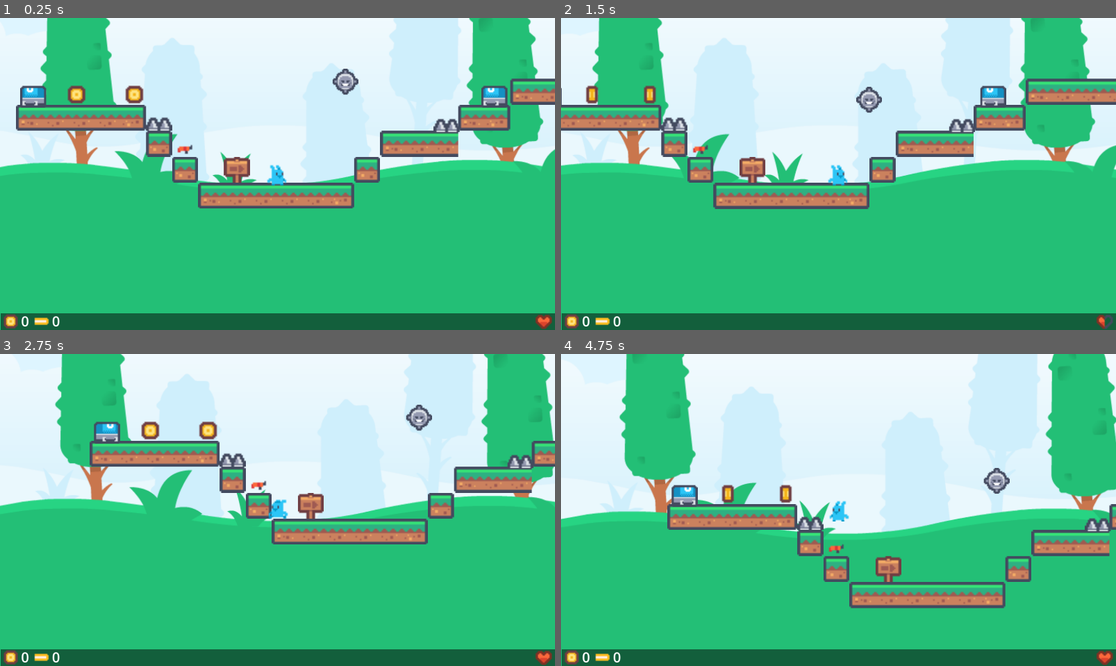
Above: before the commit, frames 1-4 (two rows, left to right).
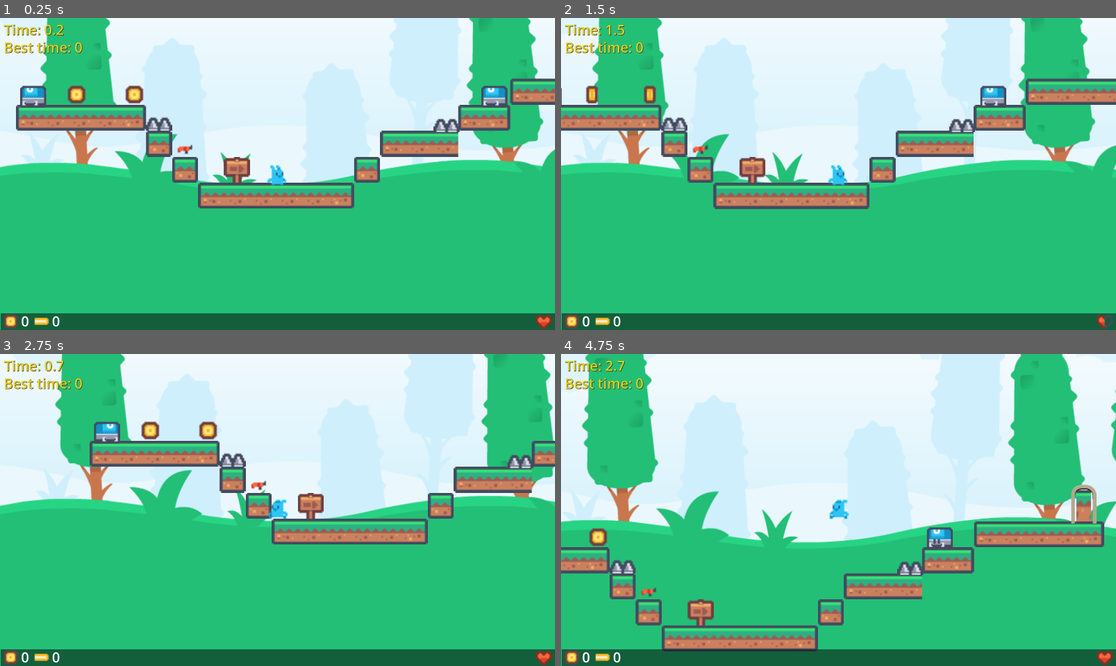
Above: after the commit, the same moments.

Repository: T-oo-T/game-development-final-project
Game: Godot game, scene res://Scenes/main.tscn
Same seed, same stepped clock (60 frames per second), same inputs: the game is played once before the commit and once after it. The engine's default icon, where the game draws it, is replaced by a stand-in: a white triangle on a blue panel in a dark square.
Inputs:
- Up to frame 1 (0.25 s): no input
- Up to frame 2 (1.5 s): hold Right (right) from 0.53 s (still down); tap Space (shoot) at 0.6, 1.35 s; tap Up (jump) at 0.77 s
- Up to frame 3 (2.75 s): tap Up (jump) at 1.52 s; release Right (right) at 2.03 s; hold Left (left) from 2.03 s (still down); tap Space (shoot) at 2.1 s
- Up to frame 4 (4.75 s): release Left (left) at 2.78 s; hold Right (right) 2.78-4.28 s; tap Space (shoot) at 2.85, 3.6, 4.35 s; tap Up (jump) at 3.02, 3.77, 4.52 s; hold Left (left) from 4.28 s (still down)

The runs differ from the first frame. In frame 1, 0.7% of the frame differs, in the area x 0-65%, y 2-25%; in frame 2, 0.7%; in frame 3, 0.7%; in frame 4, 35%, in the area x 0-100%, y 0-96%.

Commit message:
add timer

Diff:
--- a/Scenes/map1.tscn
+++ b/Scenes/map1.tscn
@@ -7,7 +7,6 @@
 [ext_resource type="PackedScene" uid="uid://c5eqkl4qxymt1" path="res://Scenes/robo.tscn" id="6_rxi31"]
 [ext_resource type="PackedScene" uid="uid://bxsfb1x50qvke" path="res://Scenes/gun.tscn" id="7_73eik"]
 [ext_resource type="PackedScene" uid="uid://cyacni3r5c6wp" path="res://Scenes/spike.tscn" id="8_wouuh"]
-[ext_resource type="PackedScene" uid="uid://hmeyai6aii1" path="res://Scenes/flier.tscn" id="9_jemul"]
 [ext_resource type="PackedScene" uid="uid://wav13363e8m3" path="res://Scenes/portal.tscn" id="10_si05j"]
 
 [sub_resource type="TileSetAtlasSource" id="TileSetAtlasSource_26yhd"]
@@ -63,9 +62,6 @@
 [node name="Spike2" parent="." instance=ExtResource("8_wouuh")]
 position = Vector2(-81, -27)
 
-[node name="Flier" parent="." instance=ExtResource("9_jemul")]
-position = Vector2(48, -52)
-
 [node name="Portal" parent="." instance=ExtResource("10_si05j")]
 position = Vector2(238, -79)
 
--- a/Scenes/map2.tscn
+++ b/Scenes/map2.tscn
@@ -6,6 +6,7 @@
 [ext_resource type="PackedScene" uid="uid://v2c3fspwrw7a" path="res://Scenes/coin.tscn" id="5_henqf"]
 [ext_resource type="PackedScene" uid="uid://bxsfb1x50qvke" path="res://Scenes/gun.tscn" id="6_v28fx"]
 [ext_resource type="PackedScene" uid="uid://wav13363e8m3" path="res://Scenes/portal.tscn" id="6_wesmn"]
+[ext_resource type="PackedScene" uid="uid://hmeyai6aii1" path="res://Scenes/flier.tscn" id="7_wesmn"]
 
 [sub_resource type="TileSetAtlasSource" id="TileSetAtlasSource_26yhd"]
 texture = ExtResource("1_adok8")
@@ -48,5 +49,8 @@
 [node name="Portal" parent="." instance=ExtResource("6_wesmn")]
 position = Vector2(99, -61)
 
+[node name="Flier" parent="." instance=ExtResource("7_wesmn")]
+position = Vector2(-127, -9)
+
 [connection signal="body_entered" from="Gun" to="." method="_on_gun_body_entered"]
 [connection signal="body_entered" from="Portal" to="." method="_on_portal_body_entered"]
--- a/Scenes/map3.tscn
+++ b/Scenes/map3.tscn
@@ -34,6 +34,6 @@
 position = Vector2(1, 11)
 
 [node name="Portal" parent="." instance=ExtResource("4_4ouud")]
-position = Vector2(-101, -62)
+position = Vector2(-101, -63)
 
 [connection signal="body_entered" from="Portal" to="." method="_on_portal_body_entered"]
--- a/Scenes/ui.tscn
+++ b/Scenes/ui.tscn
@@ -69,3 +69,25 @@
 position = Vector2(1881, 1052)
 scale = Vector2(4, 4)
 texture = ExtResource("3_nf4gj")
+
+[node name="Time" type="Label" parent="."]
+offset_left = 14.0
+offset_top = 7.0
+offset_right = 181.0
+offset_bottom = 74.0
+theme_override_colors/font_color = Color(0.917264, 0.807098, 0.113599, 1)
+theme_override_colors/font_shadow_color = Color(0, 0, 0, 1)
+theme_override_colors/font_outline_color = Color(0, 0, 0, 1)
+theme_override_font_sizes/font_size = 48
+text = "Time: 0"
+
+[node name="Best time" type="Label" parent="."]
+offset_left = 13.0
+offset_top = 68.0
+offset_right = 286.0
+offset_bottom = 135.0
+theme_override_colors/font_color = Color(0.917264, 0.807098, 0.113599, 1)
+theme_override_colors/font_shadow_color = Color(0, 0, 0, 1)
+theme_override_colors/font_outline_color = Color(0, 0, 0, 1)
+theme_override_font_sizes/font_size = 48
+text = "Best time: 0"
--- a/Scripts/main.gd
+++ b/Scripts/main.gd
@@ -8,13 +8,13 @@
 
 var current_level_index: int
 var current_level
+var prev_time
 
 # Called when the node enters the scene tree for the first time.
 func _ready() -> void:
 	current_level = null
 	current_level_index = 0
 	_load_level(current_level_index)
-	print("???")
 	Sound.play("main_music")
 
 func _load_level(level_idx: int) -> void:
@@ -30,6 +30,21 @@
 	current_level.update_bullet_count.connect(_update_bullet_count)
 	current_level.game_over.connect(_game_over)
 	add_child(current_level)
+
+	# start timer
+	prev_time = Time.get_unix_time_from_system()
+	var timer = Timer.new()
+	timer.autostart = true
+	timer.wait_time = 1.0 / 60.0
+	timer.timeout.connect(_foo)
+	timer.start()
+	add_child(timer)
+
+
+func _foo() -> void:
+	var current_time = Time.get_unix_time_from_system()
+	var elapsed_time = current_time - prev_time
+	$UI.set_elapsed_time(elapsed_time)
 
 func _game_over() -> void:
 	current_level_index = 0
--- a/Scripts/ui.gd
+++ b/Scripts/ui.gd
@@ -20,3 +20,6 @@
 
 func set_bullet_count(bullet_count: int) -> void:
 	$BulletCount/Label.text = str(bullet_count)
+
+func set_elapsed_time(elapsed_time: float) -> void:
+	$Time.text = "Time: %3.1f" %elapsed_time
Not shown: 1 places in Scenes/map1.tscn that only renumber resources
Not shown: 1 places in Scenes/map2.tscn that only renumber resources
